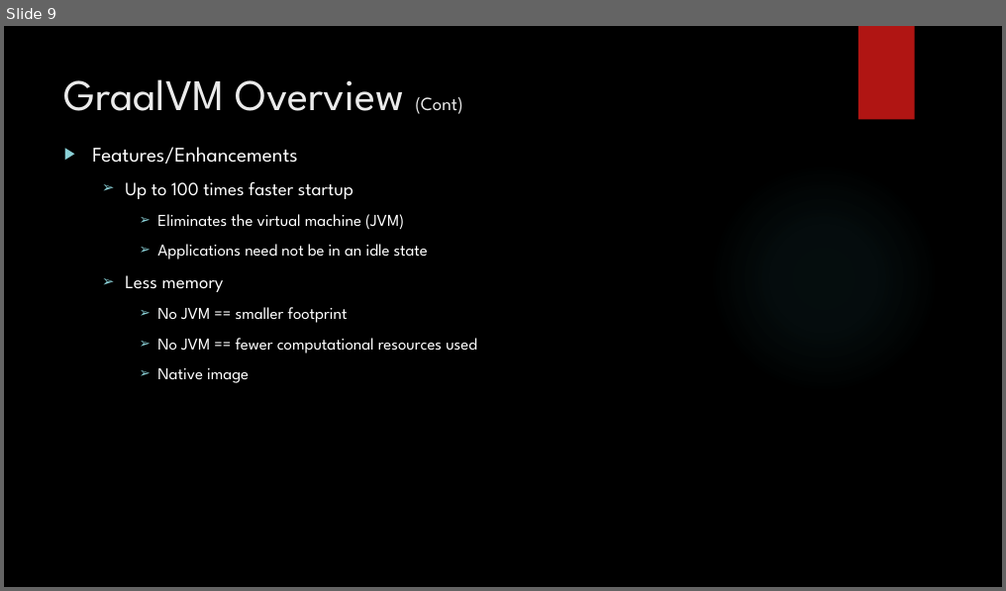
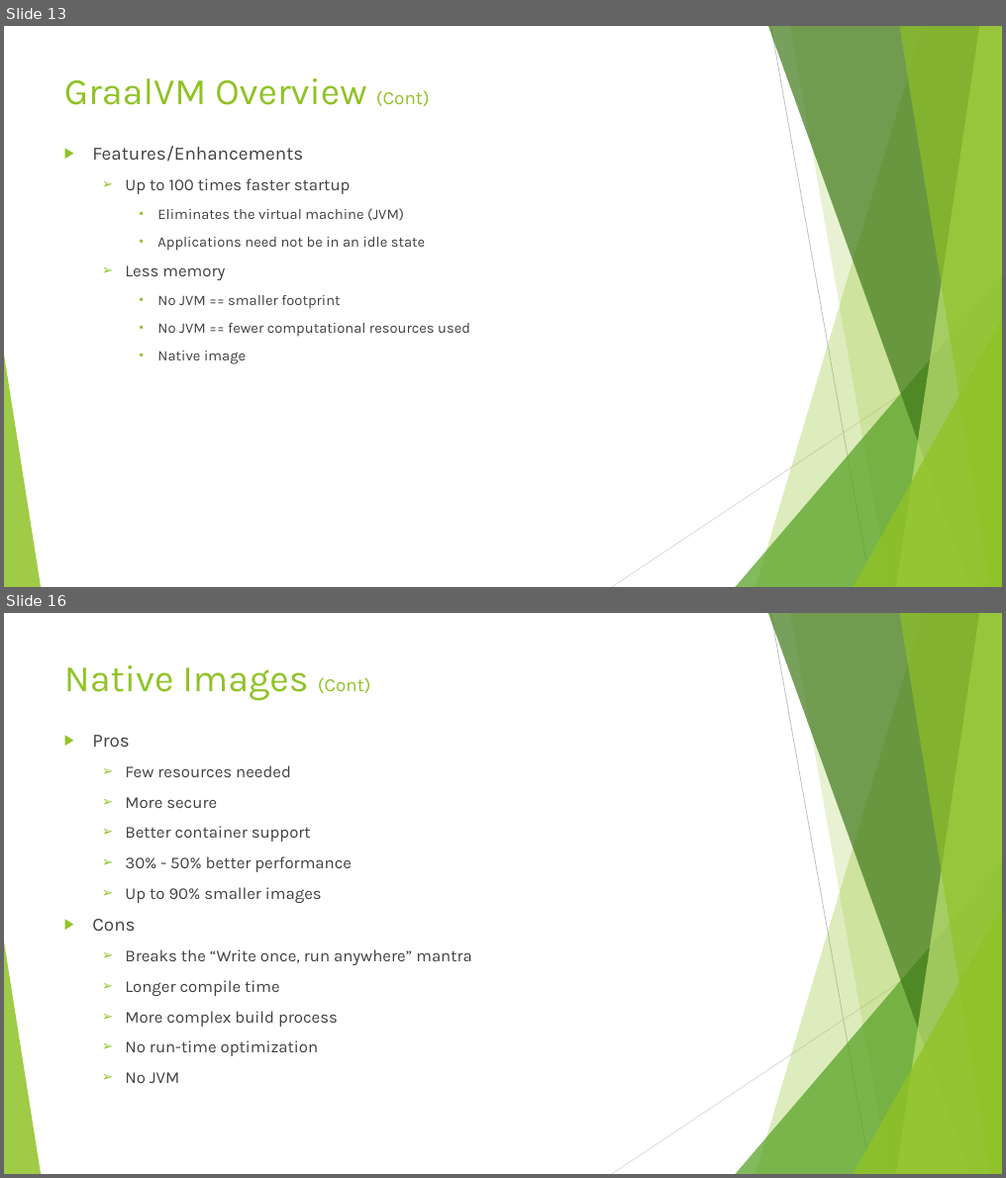
Before and after one commit to Rohan427/Qpid4Graal, a slide deck: doc/reference/GraalVm _Upgrade.pptx. Shown one above the other, each under a label of ours: slide 9 before the commit, slides 13 and 16 after it; the slides between them are not shown. The pictures are 1006x591 and 1006x1178 pixels, drawn with LibreOffice and Linux fonts; fonts in the diff are those of the drawing; background and template pictures are left out. Boxes give left, top, right and bottom in pixels: in the first picture for what was removed or moved away, otherwise in the second. Text is boxed around its words. In the diff, an @@ line names an element or a change of style, - is before the commit and + after.

Commit message:
GraalVM Upgrade PPT v2

```diff
--- a/doc/reference/GraalVm _Upgrade.pptx
+++ b/doc/reference/GraalVm _Upgrade.pptx
@@ slide 16 added at box(4, 613, 1002, 1174), background #FFFFFF; not listed: 10 template elements that a slide beside it also shows @@
@@ title added at box(64, 665, 371, 700), 36 pt, text #90C226 @@
+Native Images (Cont)
@@ text added at box(92, 735, 472, 1083), 16 pt, text #404040 @@
+▶ Pros
+  ➢ Few resources needed
+  ➢ More secure
+  ➢ Better container support
+  ➢ 30% - 50% better performance
+  ➢ Up to 90% smaller images
+▶ Cons
+  ➢ Breaks the “Write once, run anywhere” mantra
+  ➢ Longer compile time
+  ➢ More complex build process
+  ➢ No run-time optimization
+  ➢ No JVM
@@ what was slide 9 is now slide 13 @@
@@ slide 13 changed as well @@
@@ background picture (left out) to #FFFFFF @@
@@ rectangle removed at box(858, 26, 915, 120) @@
@@ title "GraalVM Overview (Cont)" at box(64, 78, 430, 106): size 42 to 36 pt in "GraalVM Overview"; font League Spartan to Karla, text colour #EBEBEB to #90C226 @@
@@ text "Features/Enhancements" at box(92, 146, 470, 365): size 20 to 18 pt in "Features/Enhancements"; font League Spartan to Karla, text colour #FFFFFF to #404040; size 18 to 16 pt in "Up to 100 times faster startup", "Less memory"; size 16 to 14 pt in "Eliminates the virtual machine (JVM)", "Applications need not be in an idle ...", "No JVM == smaller footprint", "No JVM == fewer computational resources used" and 1 more places; bullet colour #8AD0D6 to #90C226; bullet ➢ to ▪ @@
@@ ellipse removed at box(709, 163, 939, 393) @@
@@ group added at box(4, 26, 1002, 587): 5 freeform shapes, 3 triangles, 2 lines @@
```
Also in this commit, not shown: 9 other slides changed, 12 other slides added.
